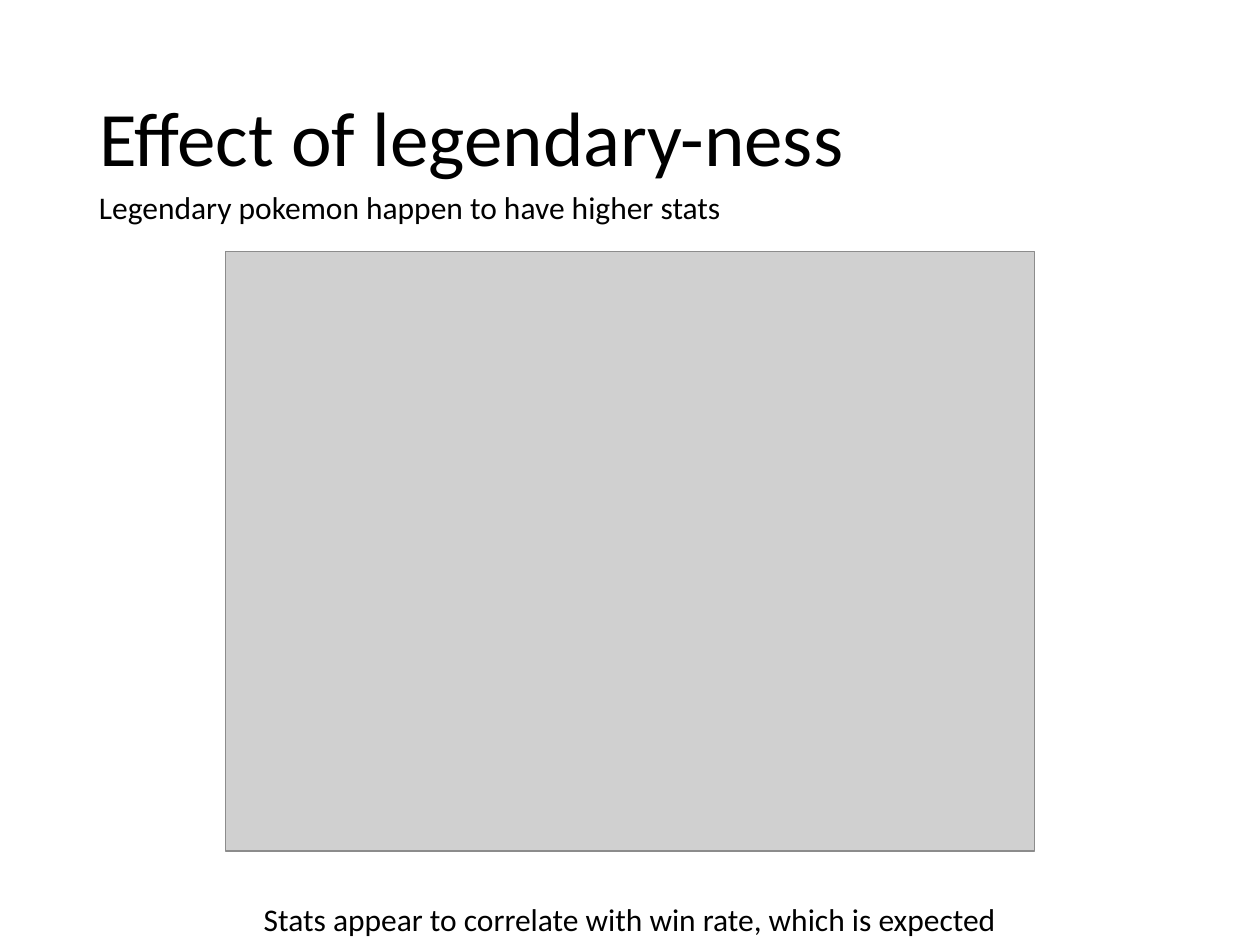
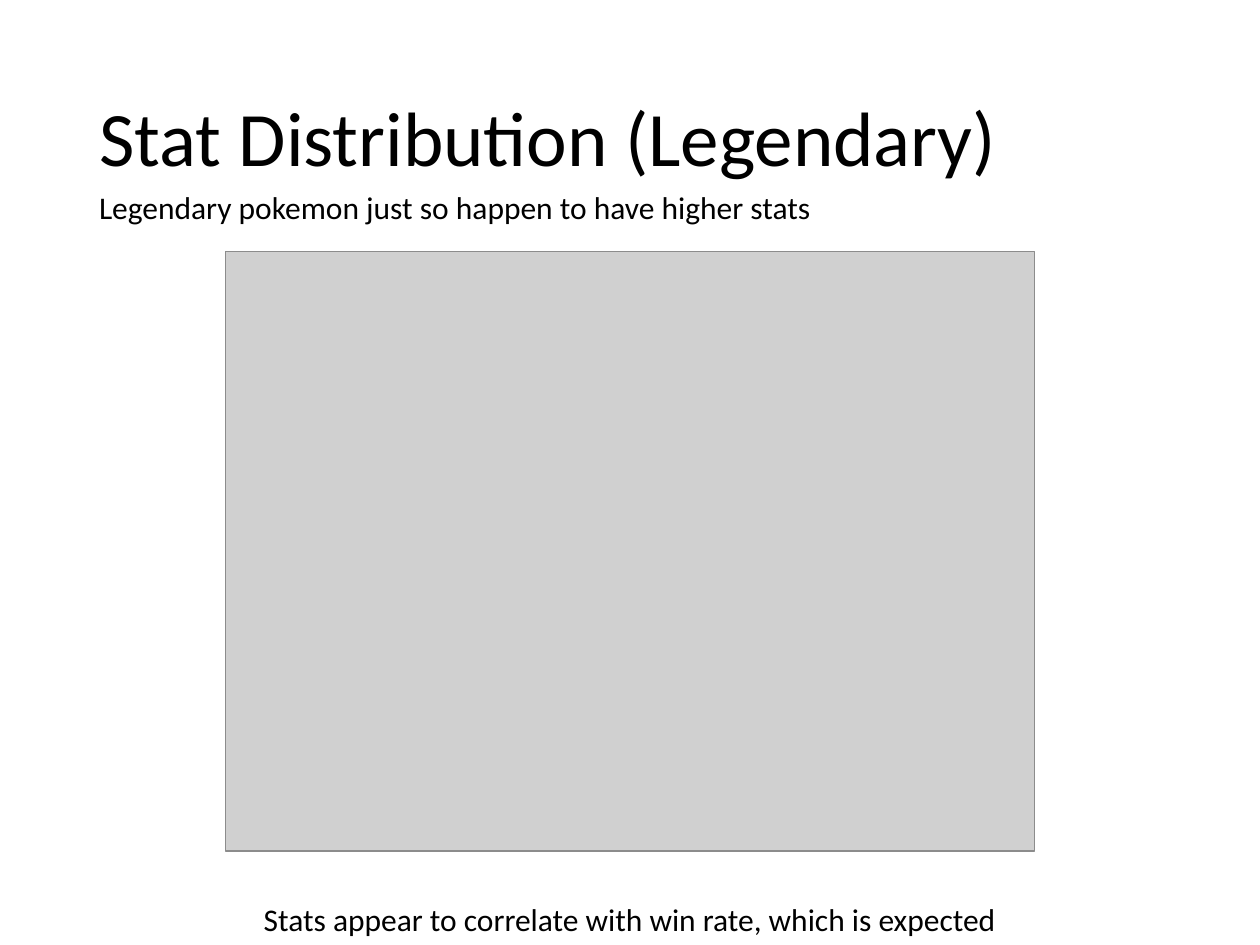
Before and after one commit to wwarriner/pokemon_battles, a slide deck: slide 18 of summary.pptx (slide 13 before the commit). Drawn at 1260x945 pixels with LibreOffice and Linux fonts; fonts in the diff are those of the drawing; grey boxes stand for pictures. Boxes give left, top, right and bottom in pixels: in the first picture for what was removed or moved away, otherwise in the second. Text is boxed around its words. In the diff, an @@ line names an element or a change of style, - is before the commit and + after.

```diff
--- a/summary.pptx
+++ b/summary.pptx
@@ title at [99, 110, 996, 180]: text changed @@
-Effect of legendary-ness
+Stat Distribution (Legendary)
@@ text at [99, 197, 810, 225]: text changed @@
-Legendary pokemon happen to have higher stats
+Legendary pokemon just so happen to have higher stats
```
Also in this commit, not shown: 12 other slides changed, 8 slides added, 3 slides removed, 9 other files.
